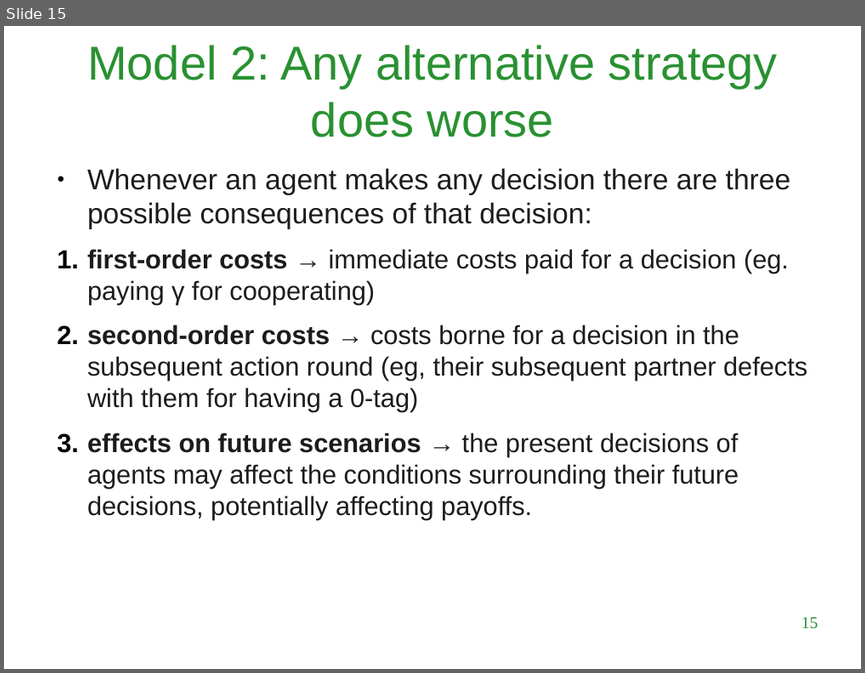
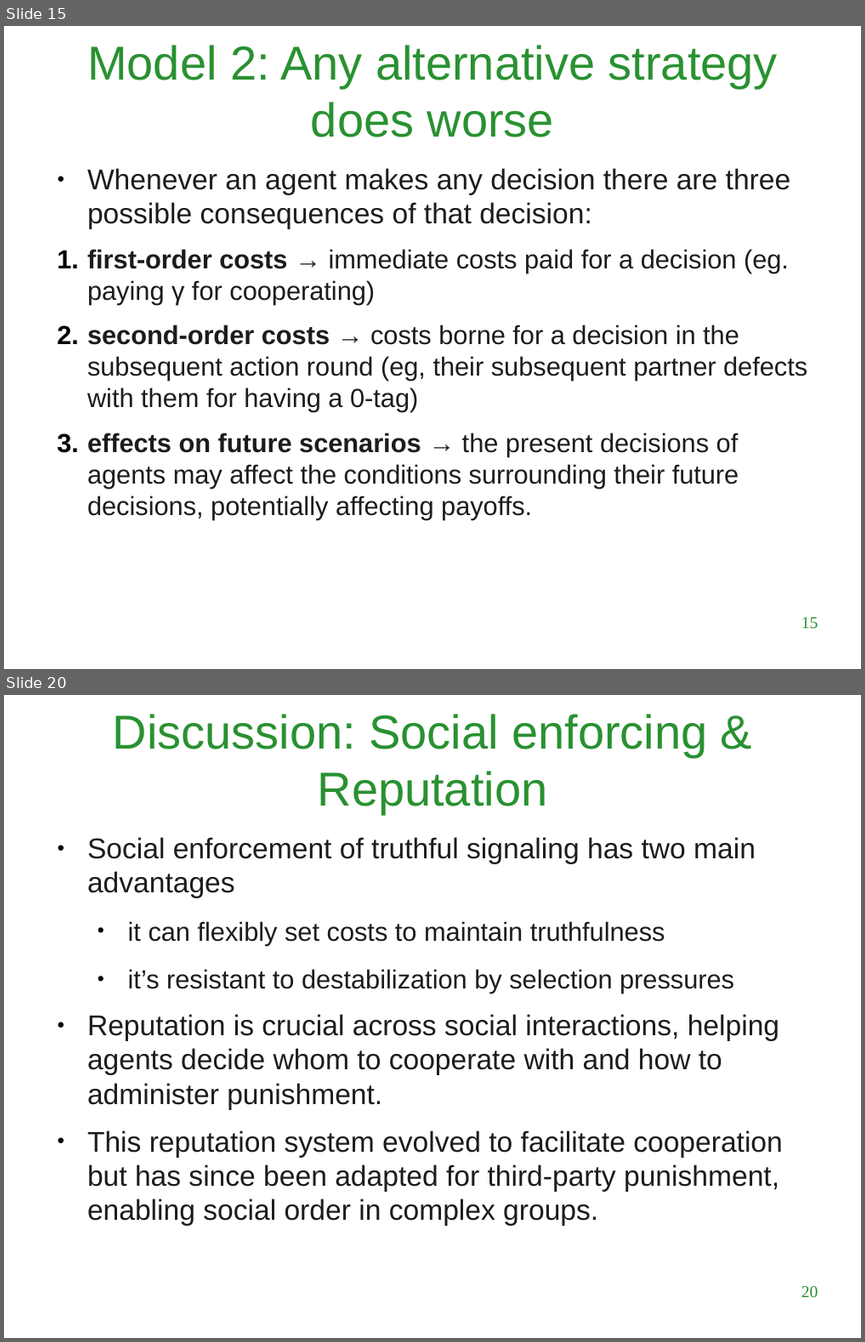
Before and after one commit to LuigiBrosNin/UNI, a slide deck: Master first year/Complex systems and network science/Tit_for_tatting_presentation.odp. Shown one above the other, each under a label of ours: slide 15 before the commit, slides 15 and 20 after it; the slides between them are not shown. The pictures are 865x673 and 865x1342 pixels, drawn with LibreOffice and Linux fonts; fonts in the diff are those of the drawing; background and template pictures are left out. Boxes give left, top, right and bottom in pixels: in the first picture for what was removed or moved away, otherwise in the second. Text is boxed around its words. In the diff, an @@ line names an element or a change of style, - is before the commit and + after.

```diff
--- a/Master first year/Complex systems and network science/Tit_for_tatting_presentation.odp
+++ b/Master first year/Complex systems and network science/Tit_for_tatting_presentation.odp
@@ slide 20 added at (4,695,861,1338), background #FFFFFF @@
@@ title added at (113,714,707,814), 40 pt, text #299131 @@
+Discussion: Social enforcing & Reputation
@@ text added at (87,837,783,1225), 24 pt, text #1C1C1C @@
+● Social enforcement of truthful signaling has two main advantages
+  • it can flexibly set costs to maintain truthfulness
+  • it’s resistant to destabilization by selection pressures
+● Reputation is crucial across social interactions, helping agents decide whom to cooperate with and how to administer punishment.
+● This reputation system evolved to facilitate cooperation but has since been adapted for third-party punishment, enabling social order in complex groups.
@@ page number added at (801,1286,818,1297), 14 pt, text #299131 @@
+20
```
Also in this commit, not shown: 3 slides changed, 2 other slides added, 2 slides removed, 1 other file.
